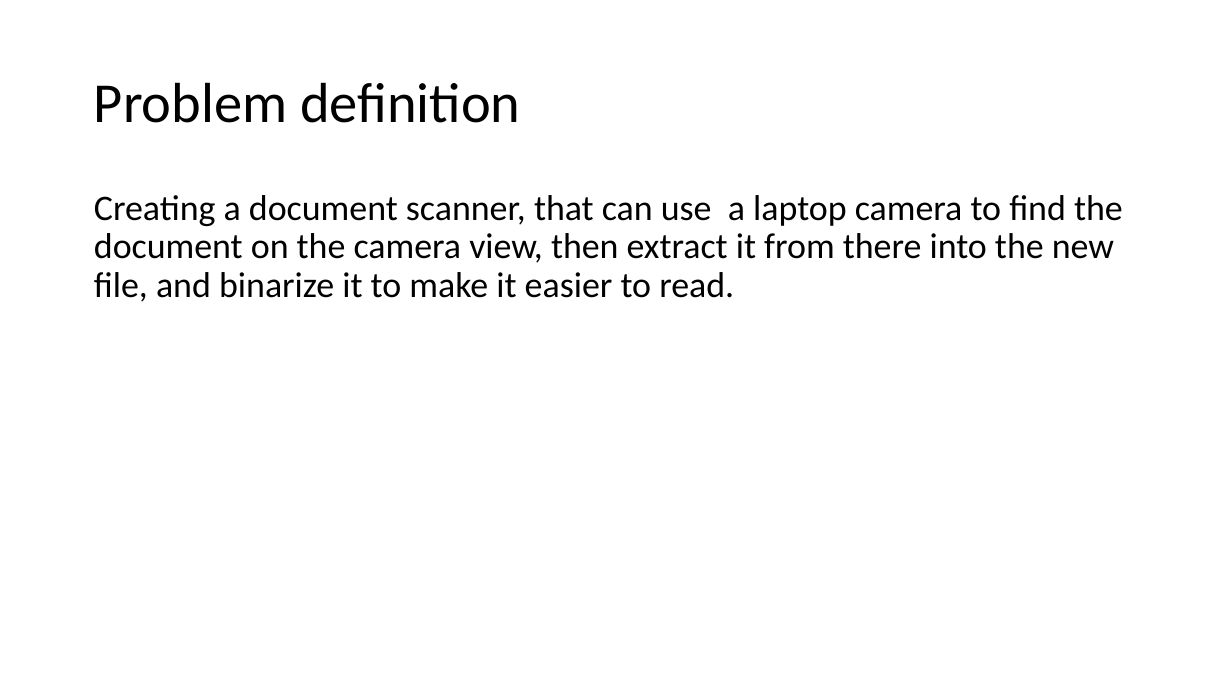
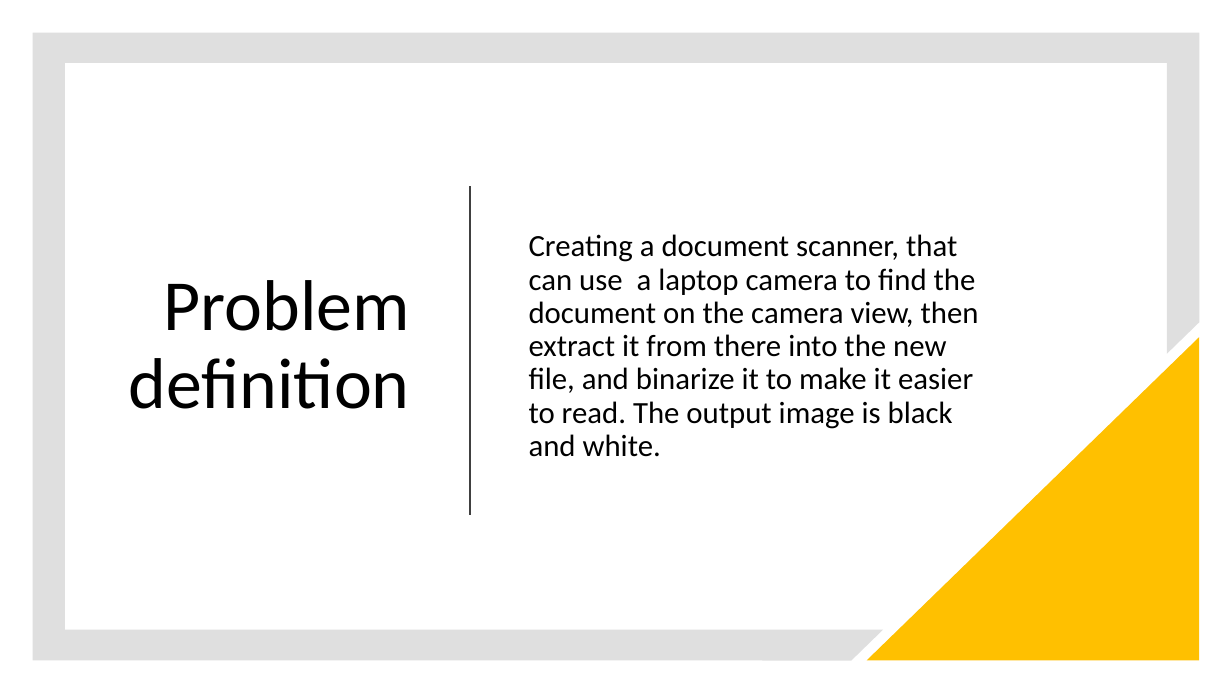
Before and after one commit to JerzyJerzu/Document-Scanner, a slide deck: slide 2 of document_scanner.pptx. Drawn at 1232x693 pixels with LibreOffice and Linux fonts; fonts in the diff are those of the drawing. Boxes give left, top, right and bottom in pixels: in the first picture for what was removed or moved away, otherwise in the second. Text is boxed around its words. In the diff, an @@ line names an element or a change of style, - is before the commit and + after.

```diff
--- a/document_scanner.pptx
+++ b/document_scanner.pptx
@@ freeform shape added at box(32, 32, 1200, 661), fill #808080 at 25% opacity @@
@@ title "Problem definition": place and size @@
-title "Problem definition" at box(94, 82, 521, 123)
+title "Problem definition" at box(129, 280, 410, 409)
@@ title "Problem definition" at box(129, 280, 410, 409): size 44 to 56 pt; alignment left to right @@
@@ text "Creating a document scanner, that ..." at box(529, 234, 979, 457): vertical alignment top to middle @@
@@ line added from (470, 188) to (470, 515), #404040 1.5 pt @@
@@ text at box(529, 234, 979, 457): text changed; size 28 to 24 pt @@
-Creating a document scanner, that can use a laptop camera to find the document on the camera view, then extract it from there into the new file, and binarize it to make it easier to read.
+Creating a document scanner, that can use a laptop camera to find the document on the camera view, then extract it from there into the new file, and binarize it to make it easier to read. The output image is black and white.
@@ right triangle added at box(867, 337, 1200, 661), fill #FFC000 @@
```
Also in this commit, not shown: 3 other slides changed, 1 slide added, 6 other files.
